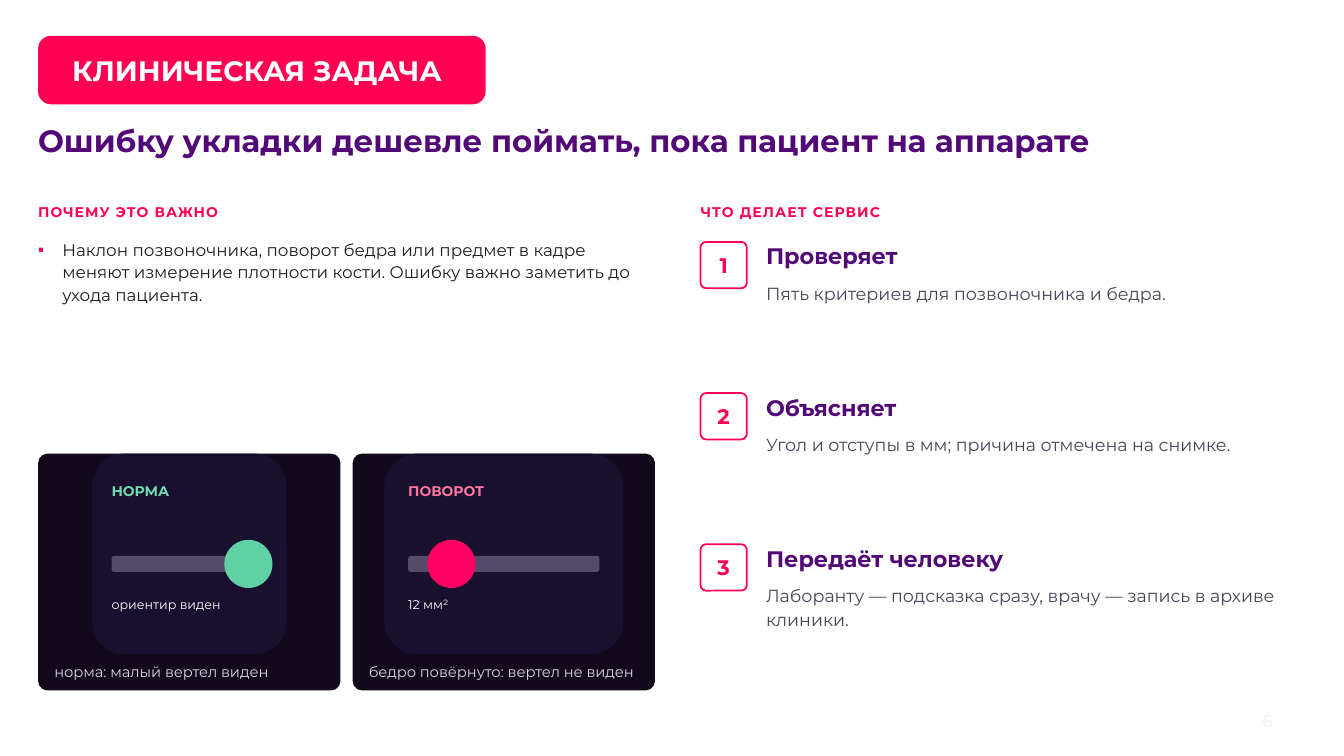
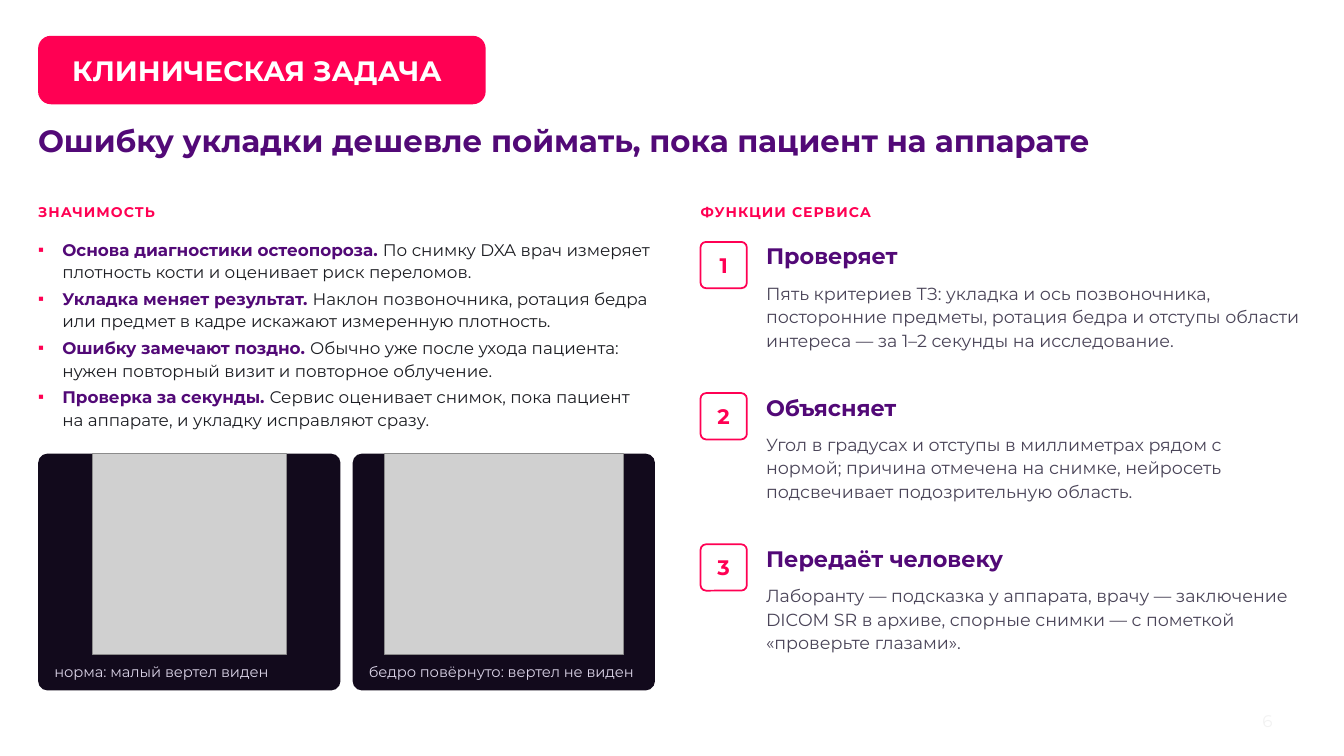
Before and after one commit to theorcos239/LCT_2026, a slide deck: slide 6 of docs/pitch/239.Hack_DXA_QC_полная_версия.pptx. Drawn at 1344x756 pixels with LibreOffice and Linux fonts; fonts in the diff are those of the drawing; grey boxes stand for pictures; background and template pictures are left out. Boxes give left, top, right and bottom in pixels: in the first picture for what was removed or moved away, otherwise in the second. Text is boxed around its words. In the diff, an @@ line names an element or a change of style, - is before the commit and + after.

```diff
--- a/docs/pitch/239.Hack_DXA_QC_полная_версия.pptx
+++ b/docs/pitch/239.Hack_DXA_QC_полная_версия.pptx
@@ text at box(38, 207, 155, 217): text changed @@
-ПОЧЕМУ ЭТО ВАЖНО
+ЗНАЧИМОСТЬ
@@ text at box(701, 206, 871, 219): text changed @@
-ЧТО ДЕЛАЕТ СЕРВИС
+ФУНКЦИИ СЕРВИСА
@@ text at box(62, 244, 650, 430): text changed @@
-▪ Наклон позвоночника, поворот бедра или предмет в кадре меняют измерение плотности кости. Ошибку важно заметить до ухода пациента.
+▪ Основа диагностики остеопороза. По снимку DXA врач измеряет плотность кости и оценивает риск переломов.
+▪ Укладка меняет результат. Наклон позвоночника, ротация бедра или предмет в кадре искажают измеренную плотность.
+▪ Ошибку замечают поздно. Обычно уже после ухода пациента: нужен повторный визит и повторное облучение.
+▪ Проверка за секунды. Сервис оценивает снимок, пока пациент на аппарате, и укладку исправляют сразу.
@@ text at box(766, 287, 1299, 351): text changed @@
-Пять критериев для позвоночника и бедра.
+Пять критериев ТЗ: укладка и ось позвоночника, посторонние предметы, ротация бедра и отступы области интереса — за 1–2 секунды на исследование.
@@ text at box(766, 439, 1222, 502): text changed @@
-Угол и отступы в мм; причина отмечена на снимке.
+Угол в градусах и отступы в миллиметрах рядом с нормой; причина отмечена на снимке, нейросеть подсвечивает подозрительную область.
@@ rounded rectangle removed at box(92, 454, 286, 654) @@
@@ picture added at box(92, 454, 286, 654) @@
@@ rounded rectangle removed at box(384, 454, 623, 654) @@
@@ picture added at box(384, 454, 623, 654) @@
@@ text removed at box(112, 486, 170, 496) @@
-НОРМА
@@ text removed at box(408, 486, 484, 496) @@
-ПОВОРОТ
@@ rounded rectangle removed at box(112, 556, 267, 572) @@
@@ ellipse removed at box(225, 540, 273, 589) @@
@@ rounded rectangle removed at box(408, 556, 600, 572) @@
@@ ellipse removed at box(427, 540, 476, 589) @@
@@ text removed at box(408, 599, 448, 609) @@
-12 мм²
@@ text at box(766, 589, 1288, 653): text changed @@
-Лаборанту — подсказка сразу, врачу — запись в архиве клиники.
+Лаборанту — подсказка у аппарата, врачу — заключение DICOM SR в архиве, спорные снимки — с пометкой «проверьте глазами».
@@ text removed at box(112, 602, 221, 612) @@
-ориентир виден
```
Also in this commit, not shown: 15 other slides changed, 1 other file.
